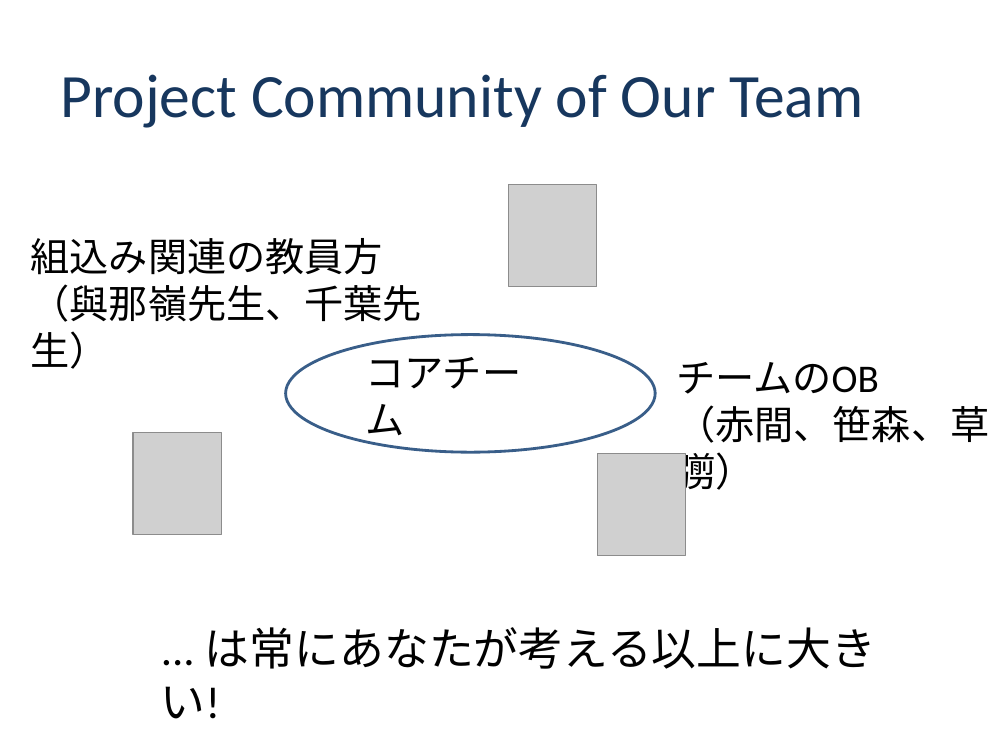
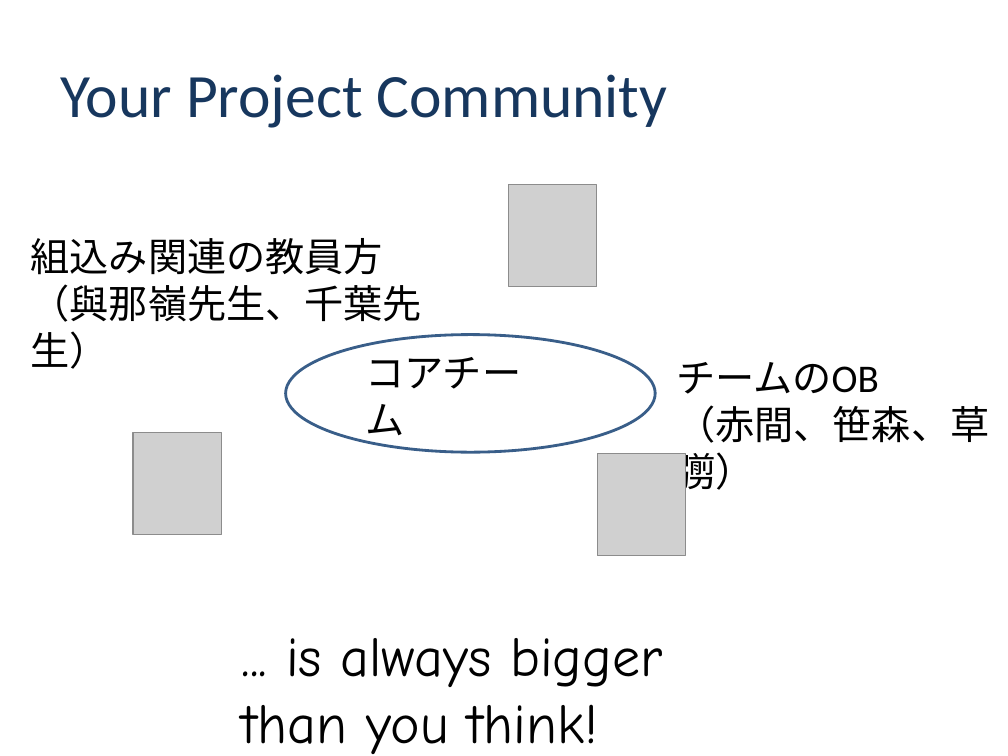
Before and after one commit to class-snct-rikitakelab/e-konbu2012, a slide deck: slide 7 of Inception Deck -E-konbu-.pptx (slide 6 before the commit). Drawn at 1008x756 pixels with LibreOffice and Linux fonts; fonts in the diff are those of the drawing; grey boxes stand for pictures; background and template pictures are left out. Boxes give left, top, right and bottom in pixels: in the first picture for what was removed or moved away, otherwise in the second. Text is boxed around its words. In the diff, an @@ line names an element or a change of style, - is before the commit and + after.

```diff
--- a/Inception Deck -E-konbu-.pptx
+++ b/Inception Deck -E-konbu-.pptx
@@ title at box(60, 74, 668, 128): text changed @@
-Project Community of Our Team
+Your Project Community
@@ text at box(242, 638, 662, 754): text changed; size 32 to 40 pt; font Calibri to Comic Neue @@
-... は常にあなたが考える以上に大きい!
+... is always bigger than you think!
```
Also in this commit, not shown: 11 other slides changed, 1 slide added, 3 other files.
